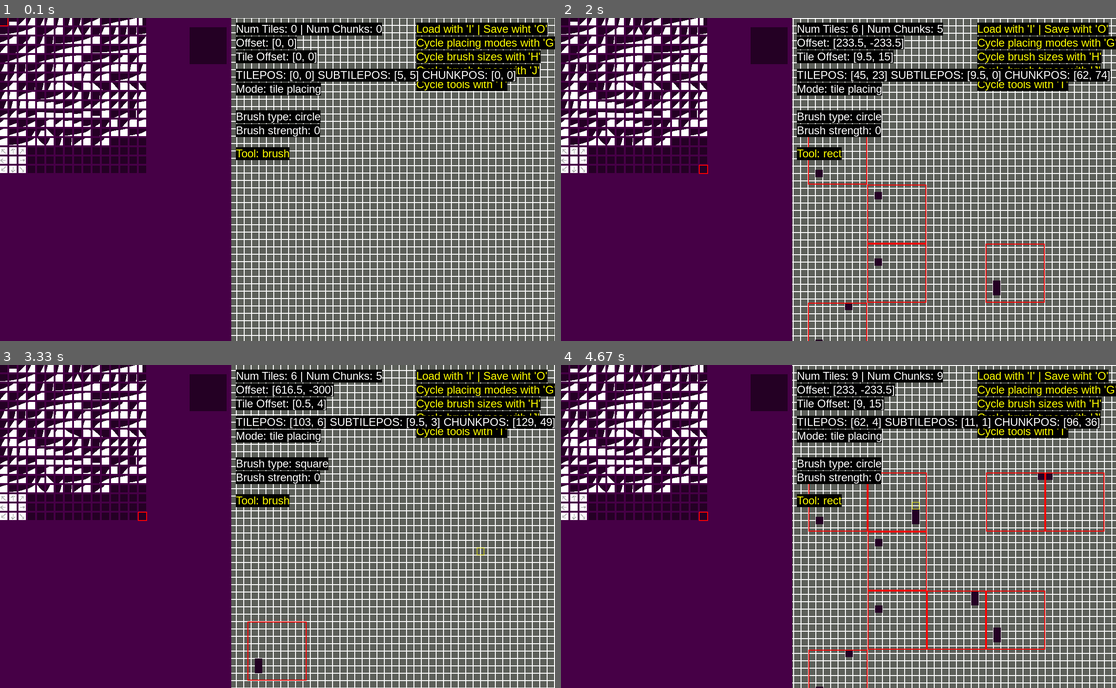
Above: before the commit, frames 1-4 (two rows, left to right).
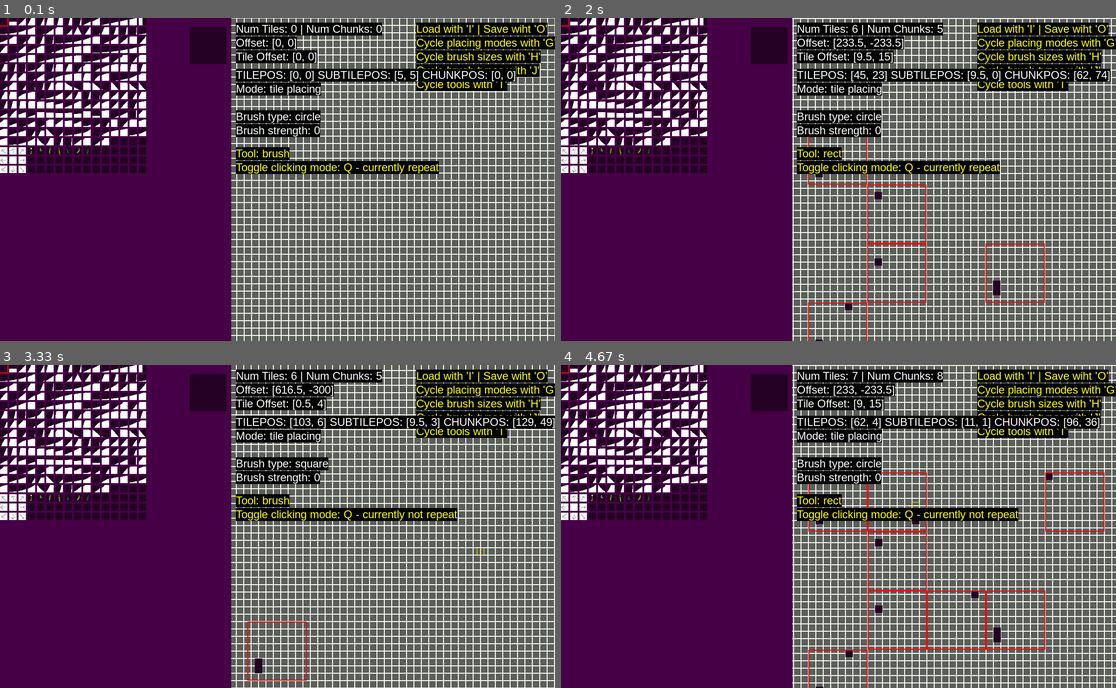
Above: after the commit, the same moments.

Repository: tea-enjoyer11/PlatformerGame0
Game: pygame game, started from leveleditor.py
The game is run twice, just before and just after one commit, with the same random seed, the same clock (stepped at 60 frames per second) and the same inputs.
Inputs (mouse positions are in pixels of both pictures, inside the frame that each line leads up to):
- Up to frame 1 (0.1 s): no input
- Up to frame 2 (2 s): hold D 0.33-0.8 s; move the mouse to (816, 192) at 0.37 s; press the mouse at (877, 153) at 0.87 s; move the mouse to (849, 195) at 0.97 s; release the mouse at (816, 237) at 1.1 s; hold O 1.17-1.47 s; hold W 1.17-1.47 s; tap J at 1.23, 1.9 s; click (999, 202) at 1.25 s; press the mouse at (877, 153) at 1.53 s; move the mouse to (821, 134) at 1.63 s; release the mouse at (760, 111) at 1.77 s; hold W from 1.83 s (still down); click (788, 292) at 1.92 s; tap T at 1.98 s
- Up to frame 3 (3.33 s): release W at 2.13 s; hold Q 2.17-2.63 s; hold D 2.17-2.63 s; tap J at 2.23, 2.53, 2.73, 3.03, 3.23 s; click (394, 468) at 2.25 s; hold D 2.67-3.13 s; click (144, 539) at 2.75 s; hold A from 3.17 s (still down); click (477, 549) at 3.25 s; tap T at 3.32 s
- Up to frame 4 (4.67 s): tap J at 3.53, 3.8, 4.13, 4.43, 4.57 s; release A at 3.7 s; hold S 3.73-4.03 s; click (882, 607) at 3.82 s; hold A 4.07-4.47 s; click (977, 436) at 4.15 s; hold W from 4.5 s (still down); click (916, 497) at 4.58 s; tap T at 4.65 s

The runs differ from the first frame. In frame 1, 1.5% of the frame differs, in the area x 5-80%, y 40-49%; in frame 2, 1.5%; in frame 3, 1.6%; in frame 4, 1.8%, in the area x 0-88%, y 0-75%.

Commit message:
grass besser gemacht, aber immer noch arsch

Diff:
--- a/Scripts/tiles.py
+++ b/Scripts/tiles.py
@@ -156,7 +156,8 @@
 class GrassBlade(Tile):  # representiert nur einen grashalm
     img_cache: dict[str, Surface] = {}
     offset_cache: dict[str, Vector2] = {}
-    def rot_function(x) -> float: return 35 * math.sin(0.3 * x)
+    img_half_size_cache: dict[str, tuple] = {}
+    def rot_function(x) -> float: return 35 * math.sin(0.5 * x)
 
     def __init__(self, pos: Vector2, img_idx: Any, tile_type: TileType = TileType.GRASS_BLADE) -> None:
         super().__init__(pos, tile_type, img_idx)
@@ -170,7 +171,7 @@
     def update(self, time: float) -> None: self.rotate(time)
 
     def rotate(self, time: float) -> None:
-        self.rot = GrassBlade.rot_function(time)
+        self.rot = GrassBlade.rot_function(self.pos.x + time)
 
         self.img_idx = f"{self.base_img_idx};{int(self.rot)}"
 
@@ -180,6 +181,7 @@
             GrassBlade.img_cache[self.img_idx] = s
             offset = Vector2(s.get_size()) / 2 - GrassBlade.offset_cache[base_idx] / 2
             GrassBlade.offset_cache[self.img_idx] = offset
+            GrassBlade.img_half_size_cache[self.img_idx] = tuple(Vector2(s.get_size()) // 2)
 
 
 class GrassPatch(Tile):  # representiert alle Grashalme in einem tile
@@ -199,7 +201,7 @@
         self.pos = Vector2(pos)
         self.size = size
         self._tiles: dict[tuple, Tile] = {}
-        self._tiles_offgrid: list[Tile] = []  # vllt ne andere Datenstruktur, O(N^2)
+        self._tiles_offgrid: dict[tuple, Tile] = {}
         self._ghost_tiles: dict[tuple, Tile] = {}
 
         self._pre_renderd_surf: Surface = None
@@ -218,6 +220,9 @@
 
     def get_all(self) -> list[Tile]:
         return list(self._tiles.values())
+
+    def get_all_offgrid(self) -> list[Tile]:
+        return list(self._tiles_offgrid.values())
 
     def get_around(self, pos: Vector2, size: Vector2 | None = None) -> list[Tile | Ramp]:
         ret: list[Tile | Ramp] = []
@@ -256,7 +261,7 @@
         return ret
 
     def is_empty(self) -> bool:
-        return len(self._tiles)
+        return len(self._tiles) + len(self._tiles_offgrid)
 
     def remove(self, pos: Vector2) -> None:
         self._last_pre_render_data = self._calc_pre_render_data()
@@ -266,7 +271,7 @@
             del self._tiles[pos]
             self.parent.add_to_pre_render_queue(self)
             ret = True
-        self._pre_render_data = self._calc_pre_render_data()
+            self._pre_render_data = self._calc_pre_render_data()
         return ret
 
     def add(self, tile: Tile) -> bool:
@@ -299,8 +304,22 @@
         self._pre_render_data = self._calc_pre_render_data()
         return ret
 
-    def add_offgrid(self, tile: Tile) -> None:
-        self._tiles_offgrid.append(tile)
+    def add_offgrid(self, tile: Tile) -> bool:
+        ret = True
+        pos = tuple(tile.pos)
+        if pos in self._tiles_offgrid:
+            ret = False
+        self._tiles_offgrid[pos] = tile
+        return ret
+
+    def remove_offgrid(self, position: Vector2) -> bool:
+        ret = False
+        pos = tuple(position)
+        if pos in self._tiles_offgrid:
+            del self._tiles_offgrid[pos]
+            ret = True
+            self._pre_render_data = self._calc_pre_render_data()
+        return ret
 
     def extend(self, tiles: list[Tile]) -> None:
         self._last_pre_render_data = self._calc_pre_render_data()
@@ -377,7 +396,7 @@
             else:
                 tiles.append(tile)
 
-        for tile in self._tiles_offgrid:  # muss eigentlich oben eingebaut werden.
+        for _, tile in self._tiles_offgrid.items():  # muss eigentlich oben eingebaut werden.
             if tile.type == TileType.GRASS_BLADE:
                 grass_blades.append(tile)
 
@@ -421,9 +440,14 @@
             local_pos = (local_pos[0] - blade.center_blit_offset.x, local_pos[1] - blade.center_blit_offset.x)
 
             local_offset = GrassBlade.offset_cache[blade.img_idx]
+            if local_offset.y == 0:
+                local_offset.y = GrassBlade.img_half_size_cache[blade.img_idx][1] / 1.6
+            print(local_offset, blade.img_idx)
             if local_offset.x < 0:
                 local_offset.x *= -2
             local_pos = (local_pos[0] - local_offset[0], local_pos[1] - local_offset[1])
+
+            # local_pos = (local_pos[0] + GrassBlade.img_half_size_cache[blade.img_idx][0], local_pos[1] + GrassBlade.img_half_size_cache[blade.img_idx][1])
 
             l.append((GrassBlade.img_cache[blade.img_idx], local_pos))
 
@@ -519,6 +543,17 @@
                 del self._chunks[related_chunk_pos]
                 self.amount_of_chunks -= 1
 
+    def remove_offgrid(self, pos: Vector2) -> None:
+        related_chunk_pos = (pos.x // self.chunk_size[0], pos.y // self.chunk_size[1])
+        if related_chunk_pos in self._chunks:
+            chunk = self._chunks[related_chunk_pos]
+            if chunk.remove_offgrid(pos):
+                self.amount_of_tiles_offgrid -= 1
+                self.add_to_pre_render_queue(chunk)  # TODO checken ob das keinen fehler aufwirft, weil der chunk später auch entfernt werden kann!
+            if not self._chunks[related_chunk_pos].is_empty():
+                del self._chunks[related_chunk_pos]
+                self.amount_of_chunks -= 1
+
     def add_to_pre_render_queue(self, chunk: Chunk) -> None:
         self._pre_render_queue.put(chunk)
 
@@ -547,8 +582,8 @@
             self.amount_of_chunks += 1
 
         chunk = self._chunks[related_chunk_pos]
-        chunk.add_offgrid(tile)
-        self.amount_of_tiles_offgrid += 1
+        if chunk.add_offgrid(tile):
+            self.amount_of_tiles_offgrid += 1
         self.add_to_pre_render_queue(chunk)
 
     def extend(self, tiles: list[Tile]) -> None:
@@ -616,6 +651,12 @@
         r = []
         for _, chunk in self._chunks.items():
             r += chunk.get_all()
+        return r
+
+    def get_all_offgrid(self) -> list[Tile]:
+        r = []
+        for _, chunk in self._chunks.items():
+            r += chunk.get_all_offgrid()
         return r
 
     def render(self, surf: Surface, target_pos: Vector2, offset: Vector2 = Vector2(0)) -> None:
@@ -670,7 +711,10 @@
             # print(c._tiles)
 
             if not hasattr(c, "_tiles_offgrid"):
-                setattr(c, "_tiles_offgrid", [])
+                setattr(c, "_tiles_offgrid", {})
+            else:
+                if isinstance(c._tiles_offgrid, list):
+                    c._tiles_offgrid = {}
         tilemap._chunks = chunks
         tilemap.pre_render_chunks()
         return tilemap
--- a/leveleditor.py
+++ b/leveleditor.py
@@ -3,7 +3,8 @@
 from Scripts.CONFIG import *
 from Scripts.utils import draw_text
 from Scripts.utils_math import clamp
-from Scripts.tiles import TileMap, Tile, CustomTile
+from Scripts.tiles import TileMap, Tile, CustomTile, GrassBlade
+from Scripts.timer import Timer, TimerManager
 SAVING_SUB_FOLDER = 1
 
 
@@ -25,6 +26,7 @@
     return ret
 
 
+timermanager = TimerManager()
 RES = Vector2(1200, 700)
 left_menu_offset = 500
 tile_displaying_offset = 4
@@ -56,9 +58,15 @@
 rect_tool_end: Vector2 = None
 do_rect_tool = False
 selected_tile = (0, 0)
-
+hold_to_place = True
+last_mClicks = (False, False, False)
+click_timer = Timer(0.1, True, True)
 # tile set
 tiles = parse_master_tile_set("assets/tileset template.png")
+
+for f in os.listdir("assets/tiles/grass_blades"):
+    GrassBlade.img_cache[f"{f.split('.')[0]};{0}"] = load_image(f"assets/tiles/grass_blades/{f}")
+    GrassBlade.offset_cache[f"{f.split('.')[0]};{0}"] = Vector2(0, 0)
 
 
 def render_grid():
@@ -138,6 +146,19 @@
         os.replace(f"{directory}/{file_name}", f"{directory}/backup{idx}/{file_name}")
 
 
+def get_mouse_pressed() -> tuple[bool, bool, bool]:
+    if hold_to_place:
+        return pygame.mouse.get_pressed()
+
+    a = pygame.mouse.get_pressed()
+    ret = [False, False, False]
+    for i, v in enumerate(a):
+        if not last_mClicks[i]:
+            ret[i] = a[i]
+
+    return tuple(ret)
+
+
 up = False
 left = False
 right = False
@@ -147,6 +168,8 @@
 
 run = True
 while run:
+    last_mClicks = pygame.mouse.get_pressed()
+    timermanager.update()
     dt = clock.tick(0)
     for event in pygame.event.get():
         if event.type == pygame.QUIT or (event.type == pygame.KEYDOWN and event.key == pygame.K_ESCAPE):
@@ -171,6 +194,8 @@
             if event.key == pygame.K_j:
                 brush_type_idx = (brush_type_idx + 1) % len(brush_types)
                 brush_type = brush_types[brush_type_idx]
+            if event.key == pygame.K_q:
+                hold_to_place = not hold_to_place
 
         elif event.type == pygame.MOUSEBUTTONDOWN:
             if tool == 1:  # rect tool
@@ -184,7 +209,7 @@
         rect_tool_end = mPos
 
     keys = pygame.key.get_pressed()
-    clicks = pygame.mouse.get_pressed()
+    clicks = get_mouse_pressed()
     last_mPos = mPos.copy()
     mPos = Vector2(pygame.mouse.get_pos())
     tile_position = Vector2(int((mPos[0] + offset.x) // TILESIZE), int((mPos[1] + offset.y) // TILESIZE))
@@ -208,23 +233,33 @@
     if right:
         offset.x += 2 * (1 + int(ctrl) * 4) * 1 / 4 * dt
 
-    if clicks[0]:
-        if mPos.x < left_menu_offset:
+    if clicks[0] and click_timer:
+        if mPos.x < left_menu_offset:  # menu
             p = mPos // (TILESIZE + tile_displaying_offset)
-            selected_tile = (
-                clamp(0, int(p.y), len(tiles) - 1),
-                clamp(0, int(p.x), len(tiles[0]) - 1)
-            )
-        else:
+            if p.y < len(tiles) and p.x < len(tiles[0]):
+                selected_tile = (
+                    clamp(0, int(p.y), len(tiles) - 1),
+                    clamp(0, int(p.x), len(tiles[0]) - 1)
+                )
+        else:  # tile placing
             if tool == 0:
                 if mode == 0:
+                    offgrid = False
                     for position in get_positions():
                         idx = f"c_tile({selected_tile[1]};{selected_tile[0]})"
-                        if selected_tile not in [(14, 0), (14, 1), (14, 2), (15, 0), (15, 1), (15, 2), (16, 0), (16, 1), (16, 2)]:
+                        if selected_tile in [(14, 0), (14, 1), (14, 2), (15, 0), (15, 1), (15, 2), (16, 0), (16, 1), (16, 2)]:
+                            t = Tile(position, img_idx=f"TEST{idx}")
+                        elif selected_tile in [(14, 3), (14, 4), (14, 5), (14, 6), (14, 7), (14, 8), (14, 9)]:
+                            img_idx = f"{selected_tile[1]-3}"
+                            p = mPos - Vector2(GrassBlade.img_cache[f"{img_idx};0"].get_size()) / 2
+                            t = GrassBlade((p + offset) / TILESIZE, img_idx=img_idx)
+                            offgrid = True
+                        else:
                             t = CustomTile(position, idx, idx)
+                        if offgrid:
+                            tilemap.add_offgrid(t)
                         else:
-                            t = Tile(position, img_idx=f"TEST{idx}")
-                        tilemap.add(t)
+                            tilemap.add(t)
                     tilemap.pre_render_chunks()
                 elif mode == 1:
                     tt = 0
@@ -248,8 +283,16 @@
         else:
             if tool == 0:
                 if mode == 0:
+                    offgrid = False
                     for position in get_positions():
-                        tilemap.remove(position)
+                        if selected_tile in [(14, 3), (14, 4), (14, 5), (14, 6), (14, 7), (14, 8), (14, 9)]:
+                            offgrid = True
+                        if offgrid:
+                            img_idx = f"{selected_tile[1]-3}"
+                            p = mPos - Vector2(GrassBlade.img_cache[f"{img_idx};0"].get_size()) / 2
+                            tilemap.remove_offgrid((p + offset) / TILESIZE)
+                        else:
+                            tilemap.remove(position)
                     tilemap.pre_render_chunks()
                 elif mode == 1:
                     tt = 0
@@ -320,6 +363,7 @@
     draw_text(screen, f"Brush type: {brush_type_desc[brush_type_idx]}", (left_ui_pos, 200), background_color="black")
     draw_text(screen, f"Brush strength: {brush_sizes[brush_size_idx]}", (left_ui_pos, 230), background_color="black")
     draw_text(screen, f"Tool: {tools_desc[tool]}", (left_ui_pos, 280), color="yellow", background_color="black")
+    draw_text(screen, f"Toggle clicking mode: Q - currently {'repeat' if hold_to_place else 'not repeat'}", (left_ui_pos, 310), color="yellow", background_color="black")
 
     pygame.display.flip()
     pygame.display.set_caption(f"{clock.get_fps():.0f}")
--- a/main.py
+++ b/main.py
@@ -14,6 +14,11 @@
 
 p = Player(Vector2(200, 500))
 
+# loading grass blade images
+for f in os.listdir("assets/tiles/grass_blades"):
+    GrassBlade.img_cache[f"{f.split('.')[0]};{0}"] = load_image(f"assets/tiles/grass_blades/{f}")
+    GrassBlade.offset_cache[f"{f.split('.')[0]};{0}"] = Vector2(0, 0)
+    GrassBlade.img_half_size_cache[f"{f.split('.')[0]};{0}"] = tuple(Vector2(load_image(f"assets/tiles/grass_blades/{f}").get_size()) // 2)
 
 timermanager = TimerManager()
 right = False
@@ -38,17 +43,12 @@
 particle_group = ParticleGroup(img_cache)
 
 
-# loading grass blade images
-for f in os.listdir("assets/tiles/grass_blades"):
-    GrassBlade.img_cache[f"{f.split('.')[0]};{0}"] = load_image(f"assets/tiles/grass_blades/{f}")
-    GrassBlade.offset_cache[f"{f.split('.')[0]};{0}"] = Vector2(0, 0)
-grass_blades = []
-# testing grass blades
-for i in range(100):
-    gb = GrassBlade(Vector2(2 + i / 4, 20), random.randint(0, 6))
-    tile_map.add_offgrid(gb)
-    grass_blades.append(gb)
-tile_map.pre_render_chunks()
+# grass_blades = []
+# # testing grass blades
+# for i in range(100):
+#     gb = GrassBlade(Vector2(2 + i / 4, 20), random.randint(0, 6))
+#     tile_map.add_offgrid(gb)
+#     grass_blades.append(gb)
 
 # region Slider setup
 gravity_slider = pygame_gui.elements.UIHorizontalSlider(relative_rect=pygame.Rect(210, 500, 500, 30),
@@ -92,7 +92,7 @@
     dt = mainClock.tick(fps_options[fps_idx]) * 0.001 * dt_multiplicator
     global_time += dt
 
-    [b.update(global_time) for b in grass_blades]
+    [b.update(global_time) for b in tile_map.get_all_offgrid()]
     tile_map.pre_render_chunks()  # TODO besseren weg finden alle grass blades zu updated ohne ALLE chunks zu prerendern
 
     # self.scroll += ((self.player.pos - Vector2(4, 4)) - RES / 4 / 2 - self.scroll) / 30
Binary file changed: assets/tileset template.png
Binary file changed: saves/t1/(0.0, 3.0).data
Binary file changed: saves/t1/(1.0, 2.0).data
Binary file changed: saves/t1/(1.0, 3.0).data
Binary file changed: saves/t1/(10.0, 1.0).data
Binary file changed: saves/t1/(10.0, 2.0).data
Binary file changed: saves/t1/(10.0, 3.0).data
Binary file changed: saves/t1/(11.0, 1.0).data
Binary file changed: saves/t1/(11.0, 2.0).data
Binary file changed: saves/t1/(11.0, 3.0).data
Binary file changed: saves/t1/(2.0, 1.0).data
Binary file changed: saves/t1/(2.0, 2.0).data
(and 14 more such lines)
